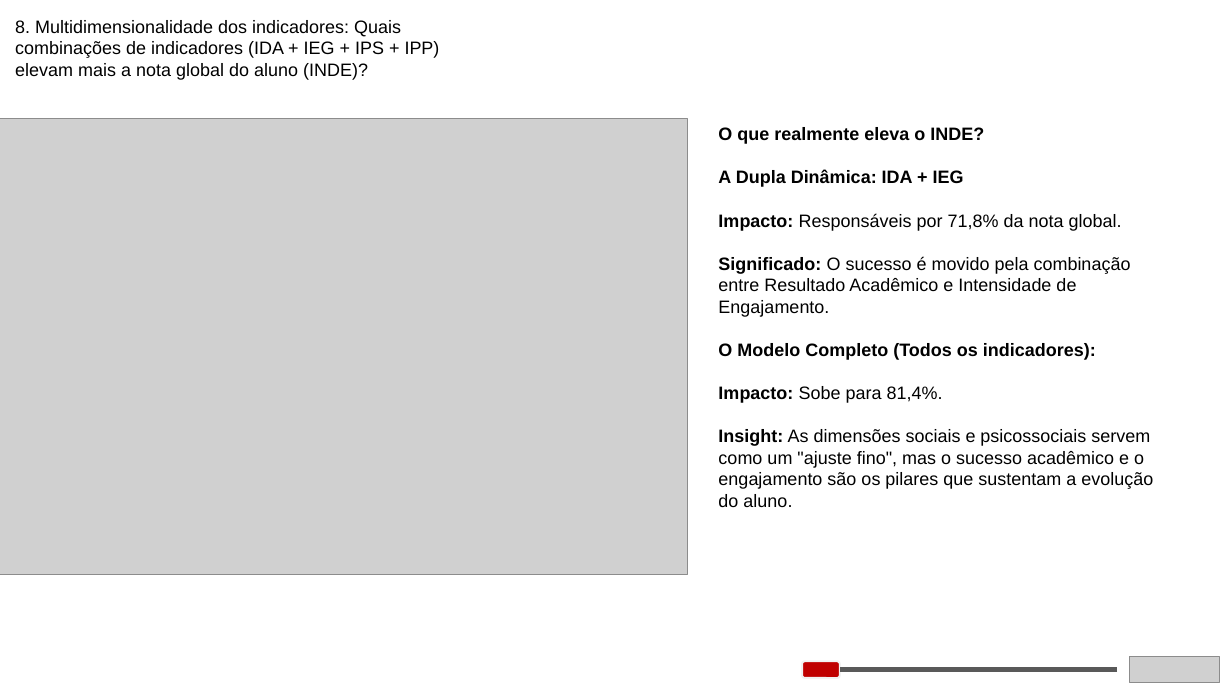
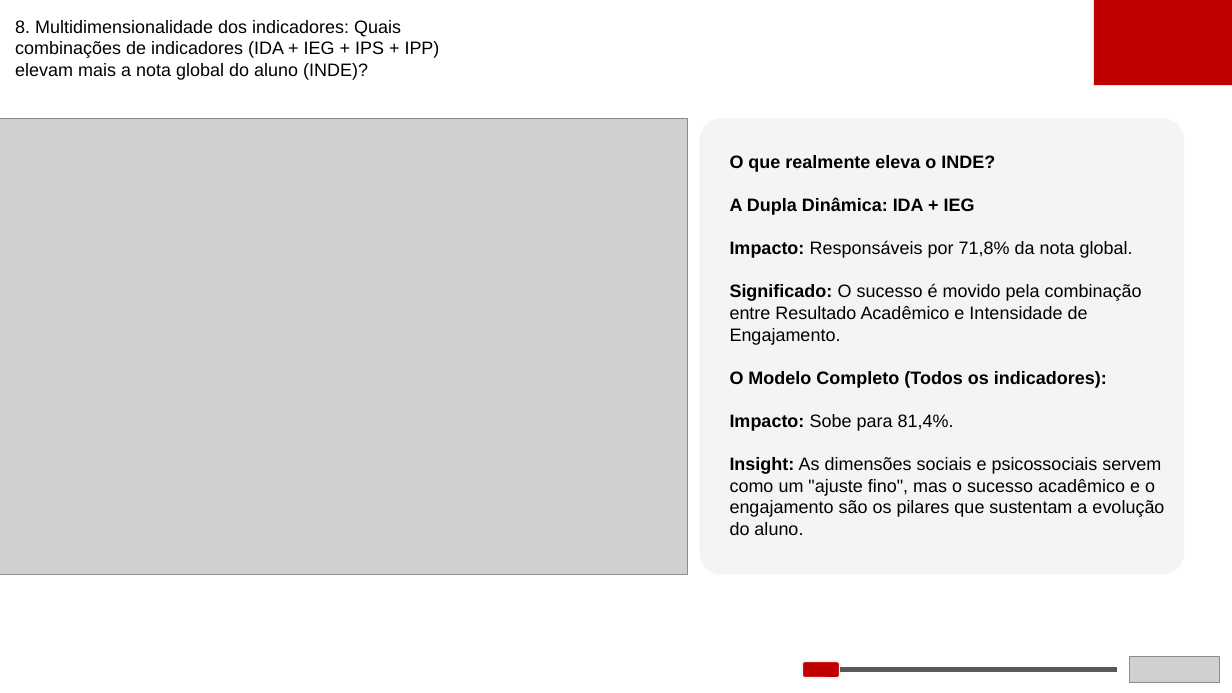
Before and after one commit to vbomura/tc5, a slide deck: slide 12 of Apresentacao/Apresentação_Datathon.pptx. Drawn at 1232x693 pixels with LibreOffice and Linux fonts; fonts in the diff are those of the drawing; grey boxes stand for pictures. Boxes give left, top, right and bottom in pixels: in the first picture for what was removed or moved away, otherwise in the second. Text is boxed around its words. In the diff, an @@ line names an element or a change of style, - is before the commit and + after.

```diff
--- a/Apresentacao/Apresentação_Datathon.pptx
+++ b/Apresentacao/Apresentação_Datathon.pptx
@@ rectangle added at box(1094, 0, 1232, 85), fill #C00000 @@
@@ rounded rectangle added at box(700, 118, 1184, 575), fill #F2F2F2 at 81% opacity @@
@@ text "O que realmente eleva o ...": place and size @@
-text "O que realmente eleva o ..." at box(718, 127, 1153, 507)
+text "O que realmente eleva o ..." at box(730, 155, 1164, 535)
```
Also in this commit, not shown: 12 other slides changed, 1 slide added, 1 slide removed.
